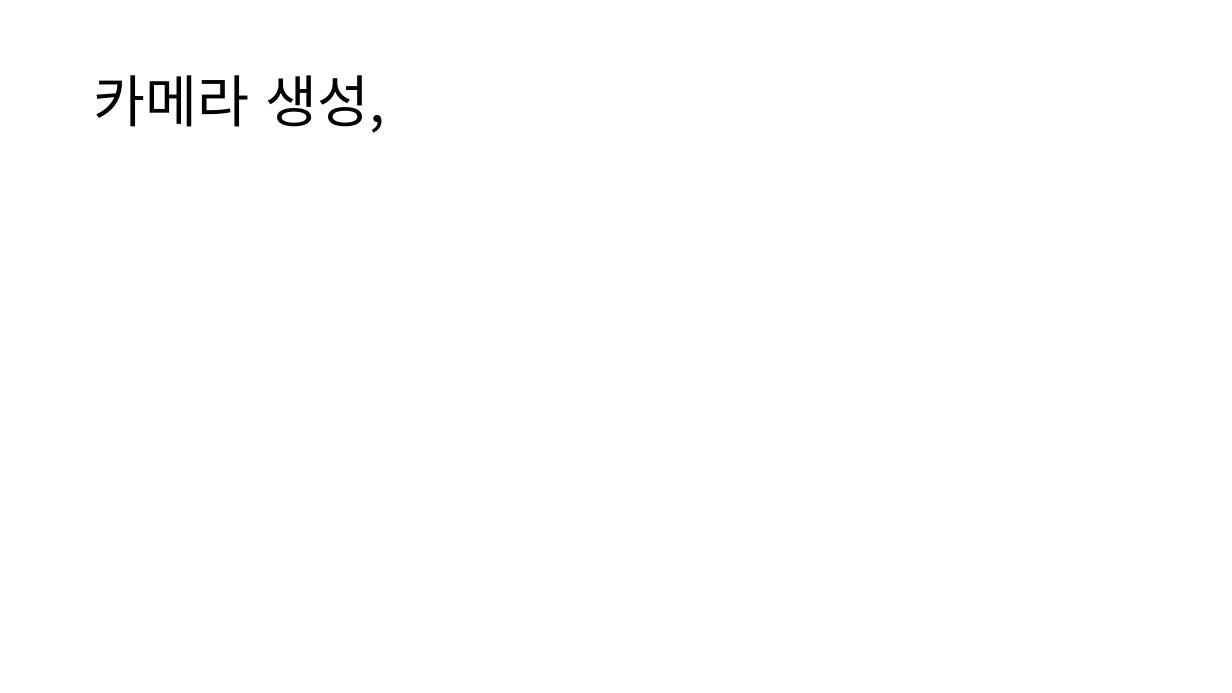
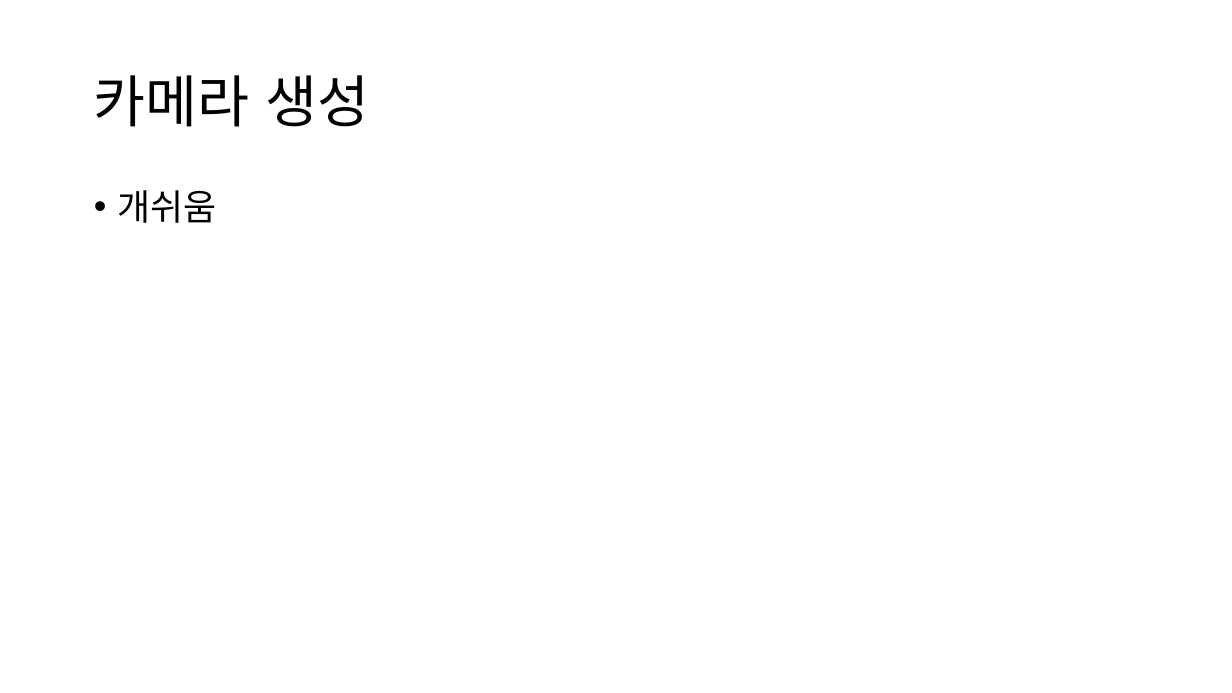
Before and after one commit to Zer0penVRAR/2018VRClass, a slide deck: slide 7 of Class/VR수업2차_GVR.pptx (slide 6 before the commit). Drawn at 1232x693 pixels with LibreOffice and Linux fonts; fonts in the diff are those of the drawing. Boxes give left, top, right and bottom in pixels: in the first picture for what was removed or moved away, otherwise in the second. Text is boxed around its words. In the diff, an @@ line names an element or a change of style, - is before the commit and + after.

```diff
--- a/Class/VR수업2차_GVR.pptx
+++ b/Class/VR수업2차_GVR.pptx
@@ title at [94,75,370,127]: text changed @@
-카메라 생성,
+카메라 생성
@@ text added at [117,190,216,223], 28 pt, text #000000 @@
+• 개쉬움
```
Also in this commit, not shown: 5 slides added.
